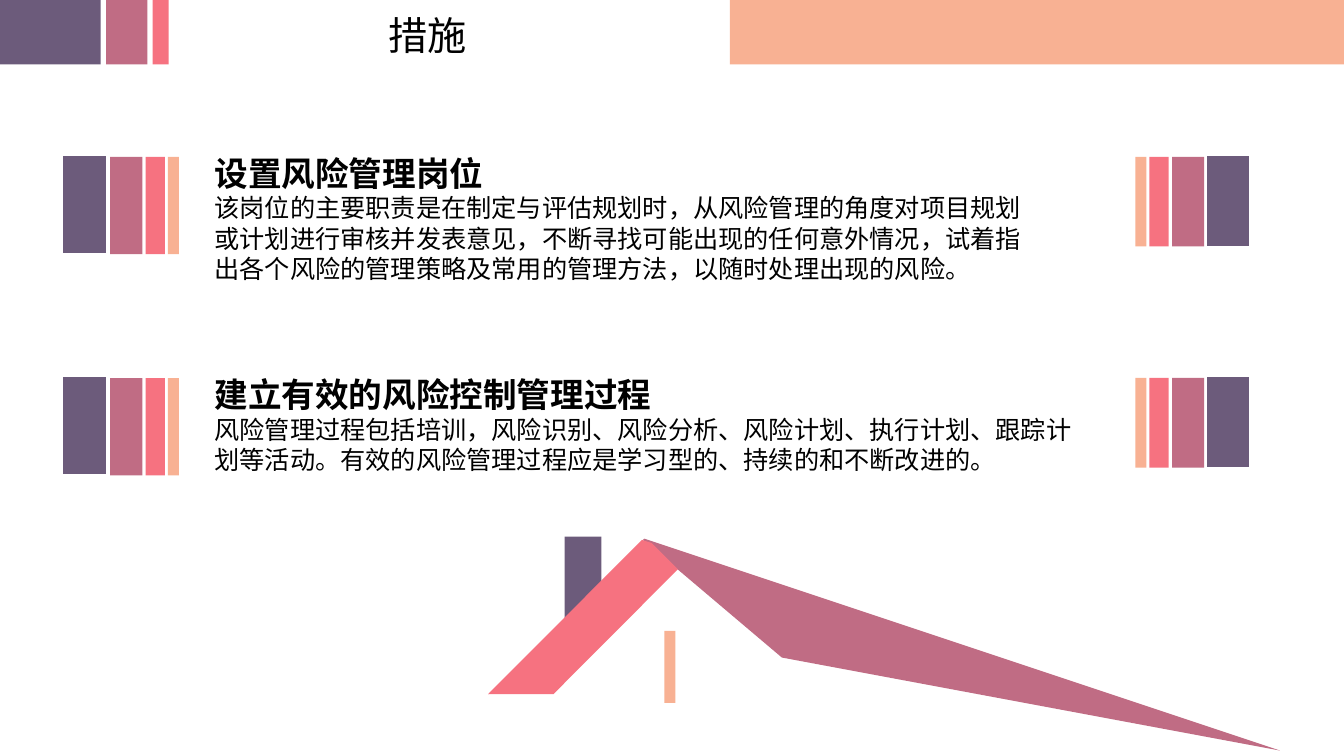
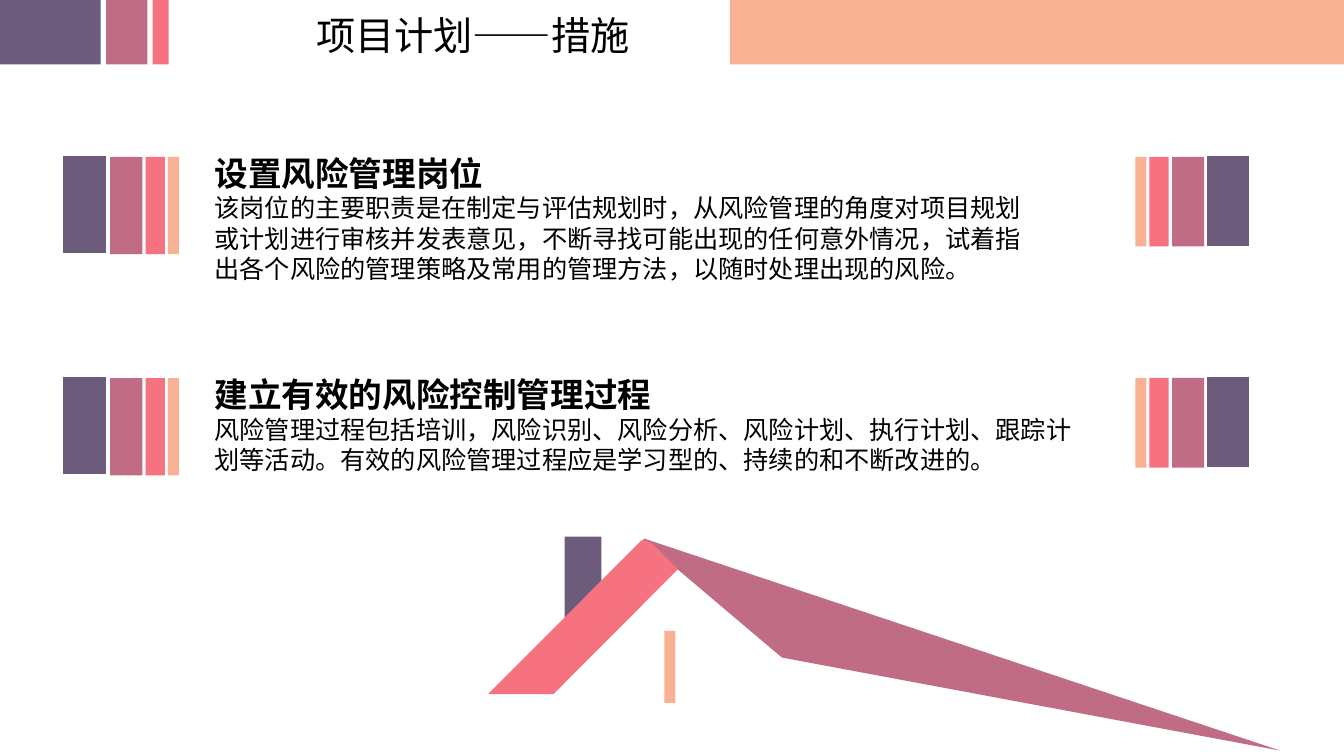
Before and after one commit to SRA2021-G04/project, a slide deck: slide 15 of PPT/SRA2021-G04-项目计划展示0.0.1.pptx (slide 14 before the commit). Drawn at 1344x756 pixels with LibreOffice and Linux fonts; fonts in the diff are those of the drawing; background and template pictures are left out. Boxes give left, top, right and bottom in pixels: in the first picture for what was removed or moved away, otherwise in the second. Text is boxed around its words. In the diff, an @@ line names an element or a change of style, - is before the commit and + after.

Commit message:
版本管理文档，需求工程项目计划，甘特图，PPT等更新

```diff
--- a/PPT/SRA2021-G04-项目计划展示0.0.1.pptx
+++ b/PPT/SRA2021-G04-项目计划展示0.0.1.pptx
@@ text at [316, 17, 629, 53]: text changed @@
-措施
+项目计划——措施
```
Also in this commit, not shown: 14 other slides changed, 6 slides added, 6 slides removed, 18 other files.
